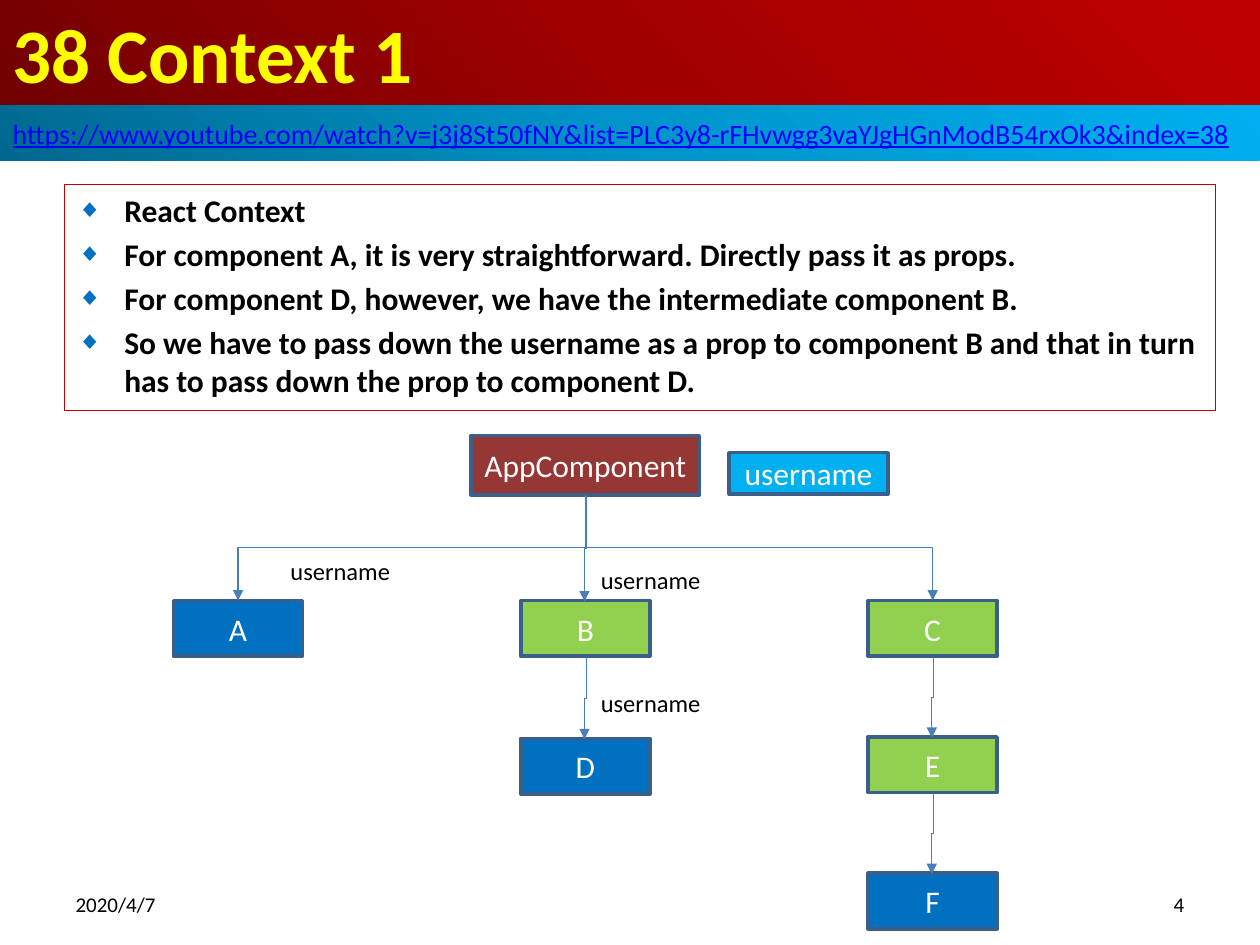
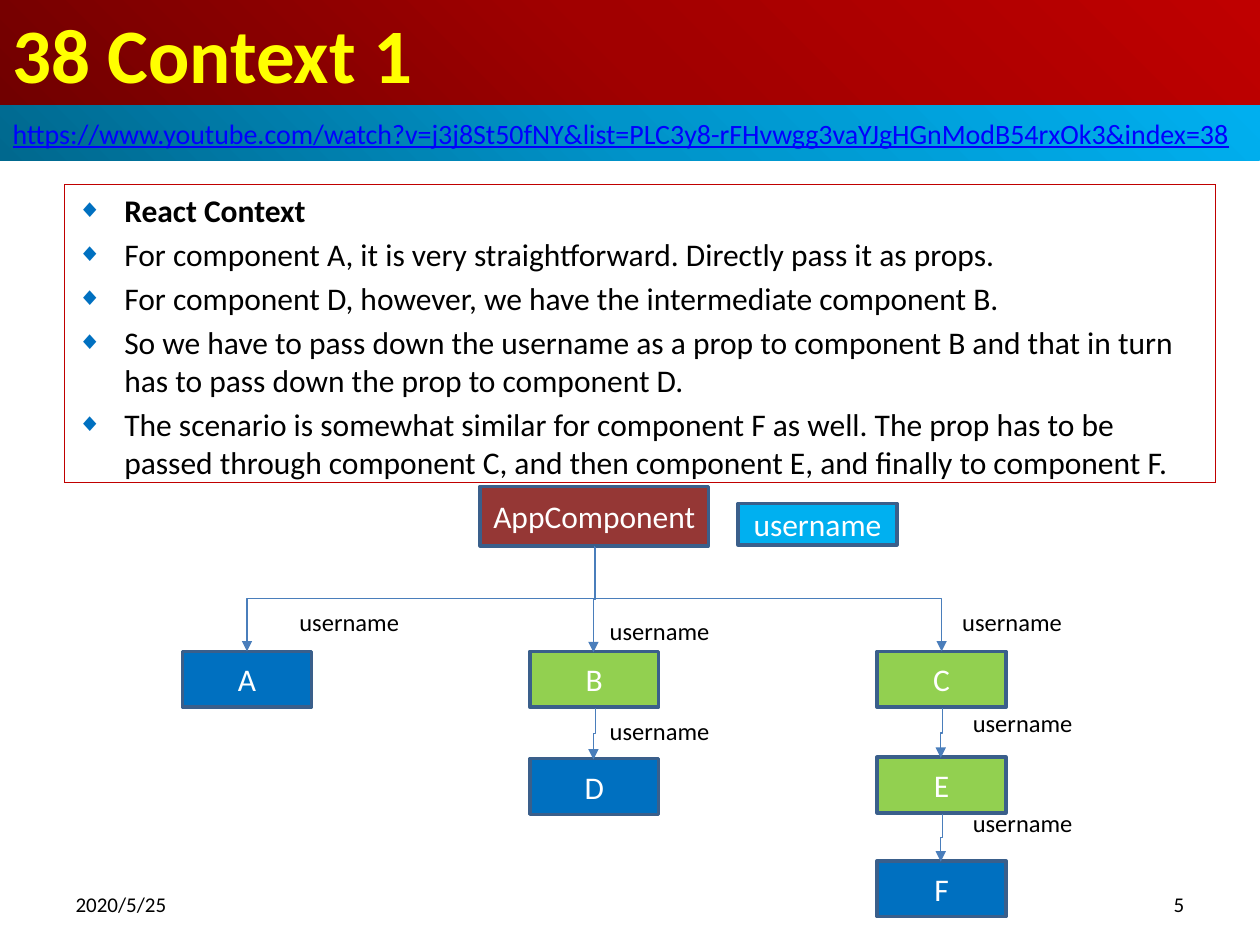
Before and after one commit to peterhchen/800-React-Hook, a slide deck: slide 5 of 38_Context1.pptx (slide 4 before the commit). Drawn at 1260x945 pixels with LibreOffice and Linux fonts; fonts in the diff are those of the drawing. Boxes give left, top, right and bottom in pixels: in the first picture for what was removed or moved away, otherwise in the second. Text is boxed around its words. In the diff, an @@ line names an element or a change of style, - is before the commit and + after.

Commit message:
WHy we need the context?

```diff
--- a/38_Context1.pptx
+++ b/38_Context1.pptx
@@ subtitle "React Context": place and size @@
-subtitle "React Context" at (64, 185, 1215, 411)
+subtitle "React Context" at (64, 185, 1215, 484)
@@ subtitle at (124, 244, 1173, 397): bold off in "For component A, it is very straightforward. ...", "For component D, however, we have the ...", "So we have to pass down the ..." @@
@@ subtitle at (124, 414, 1167, 480): paragraph added @@
+◆ The scenario is somewhat similar for component F as well. The prop has to be passed through component C, and then component E, and finally to component F.
@@ 5 rectangles, 3 elbow arrows, 2 texts: place and size @@
-5 rectangles, 3 elbow arrows, 2 texts at (174, 436, 997, 656)
+5 rectangles, 3 elbow arrows, 2 texts at (183, 486, 1005, 707)
@@ text added at (962, 619, 1062, 632), 14 pt, text #000000 @@
+username
@@ elbow arrow moved from (586, 658) - (585, 740) to (595, 708) - (593, 760) @@
@@ text "username": place and size @@
-text "username" at (601, 700, 701, 712)
+text "username" at (610, 728, 710, 740)
@@ elbow arrow moved from (934, 658) - (931, 738) to (942, 708) - (941, 759) @@
@@ text added at (973, 720, 1073, 732), 14 pt, text #000000 @@
+username
@@ rectangle "D": place and size @@
-rectangle "D" at (520, 738, 649, 794)
+rectangle "D" at (529, 759, 658, 814)
@@ rectangle "E": place and size @@
-rectangle "E" at (868, 737, 997, 793)
+rectangle "E" at (877, 757, 1005, 813)
@@ elbow arrow moved from (934, 794) - (931, 874) to (942, 814) - (941, 862) @@
@@ text added at (973, 812, 1073, 832), 14 pt, text #000000 @@
+username
@@ rectangle "F": place and size @@
-rectangle "F" at (868, 873, 997, 929)
+rectangle "F" at (877, 861, 1005, 916)
@@ text at (76, 897, 167, 913): text changed @@
-2020/4/7
+2020/5/25
@@ page number at (1174, 898, 1185, 912): text changed @@
-4
+5
```
Also in this commit, not shown: 7 other slides changed, 3 slides added.
